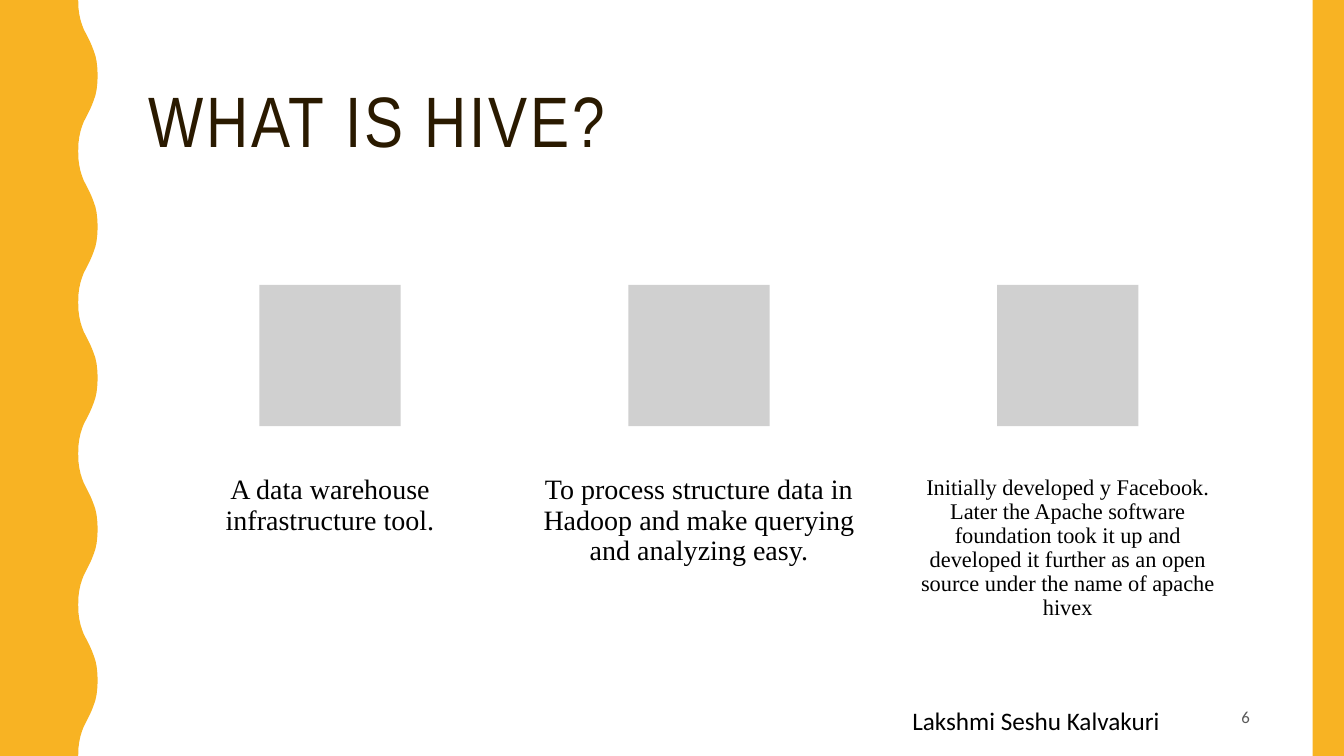
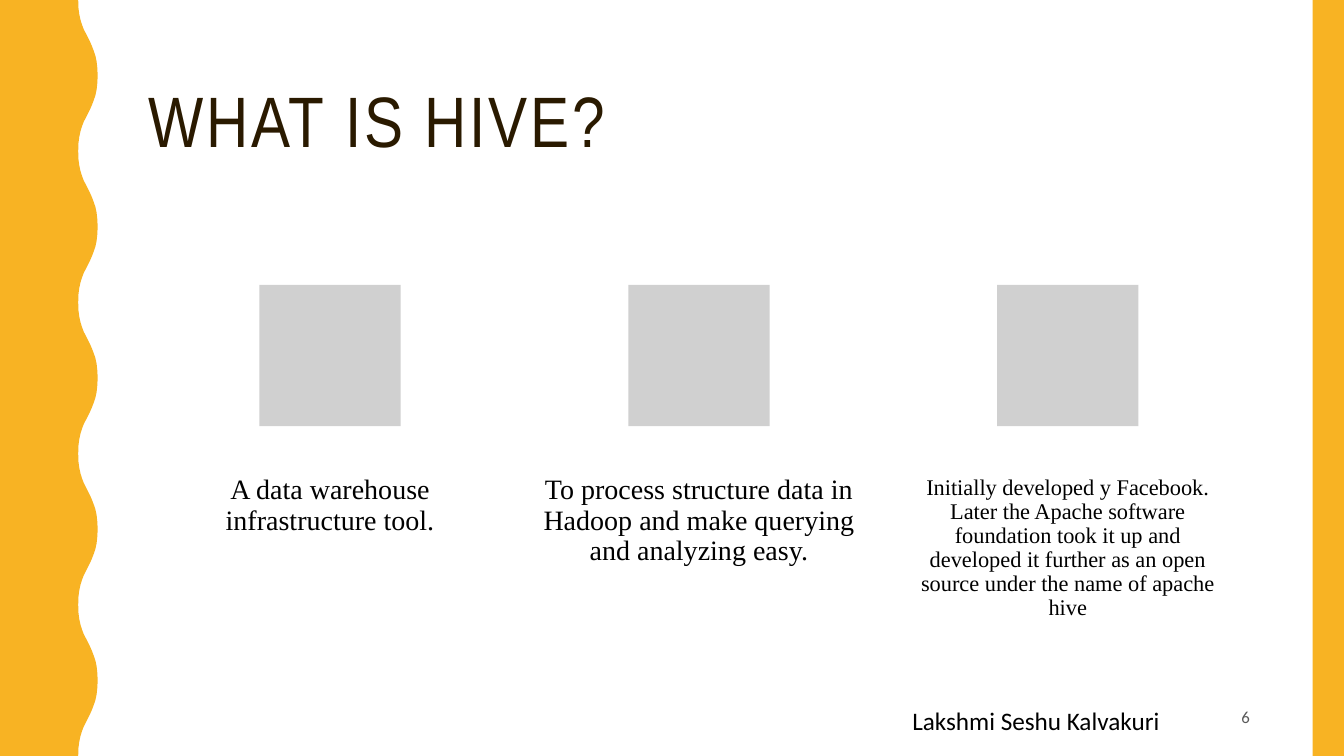
Before and after one commit to badisasairam/Hive, a slide deck: slide 6 of docs/HIVE.pptx. Drawn at 1344x756 pixels with LibreOffice and Linux fonts; fonts in the diff are those of the drawing; grey boxes stand for pictures. Boxes give left, top, right and bottom in pixels: in the first picture for what was removed or moved away, otherwise in the second. Text is boxed around its words. In the diff, an @@ line names an element or a change of style, - is before the commit and + after.

```diff
--- a/docs/HIVE.pptx
+++ b/docs/HIVE.pptx
@@ text at <box>921,479,1214,616</box>: text changed @@
-Initially developed y Facebook. Later the Apache software foundation took it up and developed it further as an open source under the name of apache hivex
+Initially developed y Facebook. Later the Apache software foundation took it up and developed it further as an open source under the name of apache hive
```
Also in this commit, not shown: 2 other slides changed.
